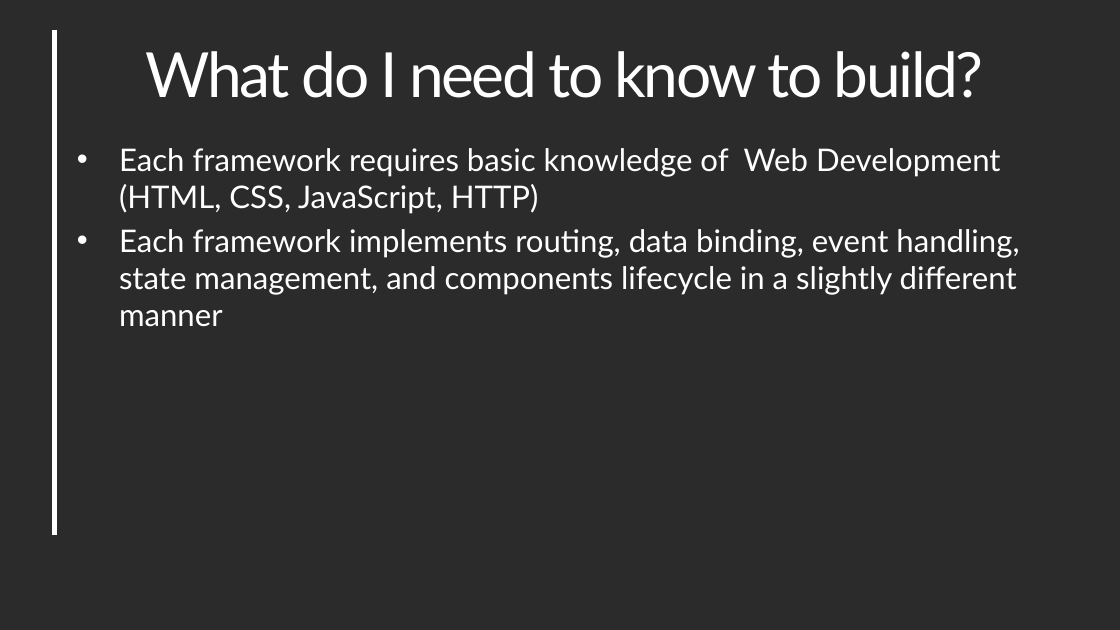
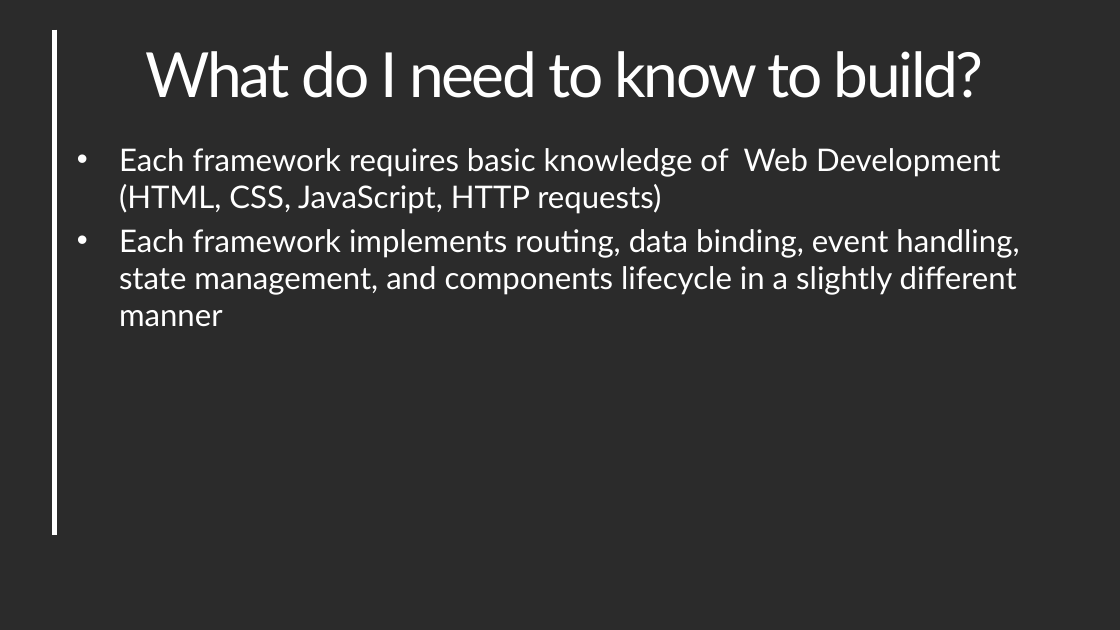
Before and after one commit to Werocky1502/ui-frameworks-comparison, a slide deck: slide 8 of Docs/Blazor VS React Vs Angular.pptx (slide 10 before the commit). Drawn at 1120x630 pixels with LibreOffice and Linux fonts; fonts in the diff are those of the drawing; background and template pictures are left out; a plain dark background stands for a picture behind light text. Boxes give left, top, right and bottom in pixels: in the first picture for what was removed or moved away, otherwise in the second. Text is boxed around its words. In the diff, an @@ line names an element or a change of style, - is before the commit and + after.

```diff
--- a/Docs/Blazor VS React Vs Angular.pptx
+++ b/Docs/Blazor VS React Vs Angular.pptx
@@ text at bbox=[119, 148, 1001, 214]: text changed @@
-• Each framework requires basic knowledge of Web Development (HTML, CSS, JavaScript, HTTP)
+• Each framework requires basic knowledge of Web Development (HTML, CSS, JavaScript, HTTP requests)
```
Also in this commit, not shown: 4 other slides changed, 16 slides added.
